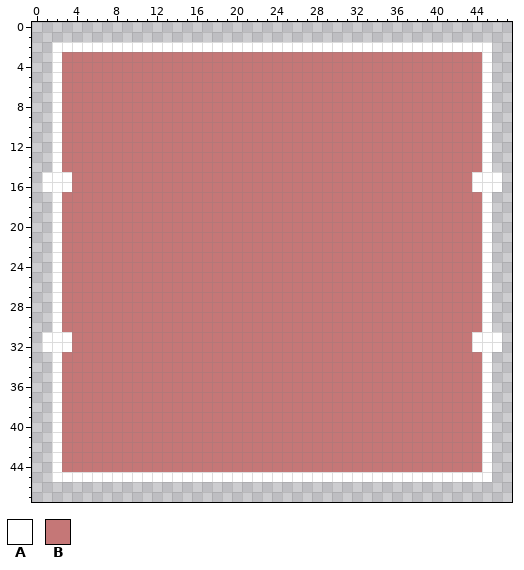
A pixel-art sprite gets an edit: img/dialogbox.png. Above, as it was before the edit.
The file is 48x48 pixels.
Palette (. is transparent): A #ffffff  B #c57777
Now the later version:
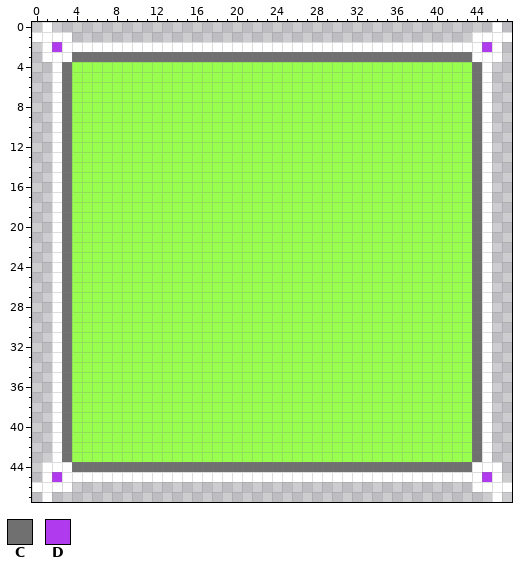
Colours new in this view: C #707070  D #b03aed
Changes in this commit:
colour B: #c57777 -> #99ff4e
y 0: x 1 . -> A; x 46 . -> A
y 1: x 0..3 .... -> AAAA; x 44..47 .... -> AAAA
y 2: x 1..2 .A -> AD; x 45..46 A. -> DA
y 3: x 1 . -> A; x 3..44 BBBBBBBBBBBBBBBBBBBBBBBBBBBBBBBBBBBBBBBBBB -> ACCCCCCCCCCCCCCCCCCCCCCCCCCCCCCCCCCCCCCCCA; x 46 . -> A
y 4..14: x 3 B -> C; x 44 B -> C
y 15..16: x 1 A -> .; x 3 A -> C; x 44 A -> C; x 46 A -> .
y 17..30: x 3 B -> C; x 44 B -> C
y 31..32: x 1 A -> .; x 3 A -> C; x 44 A -> C; x 46 A -> .
y 33..43: x 3 B -> C; x 44 B -> C
y 44: x 1 . -> A; x 3..44 BBBBBBBBBBBBBBBBBBBBBBBBBBBBBBBBBBBBBBBBBB -> ACCCCCCCCCCCCCCCCCCCCCCCCCCCCCCCCCCCCCCCCA; x 46 . -> A
y 45: x 1..2 .A -> AD; x 45..46 A. -> DA
y 46: x 0..3 .... -> AAAA; x 44..47 .... -> AAAA
y 47: x 1 . -> A; x 46 . -> A
